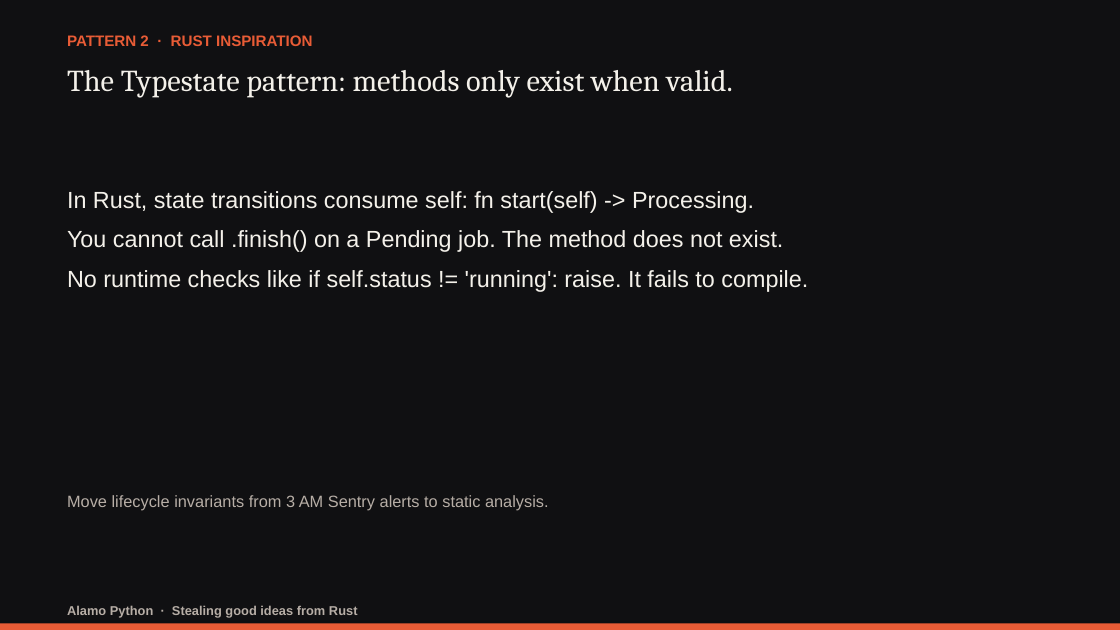
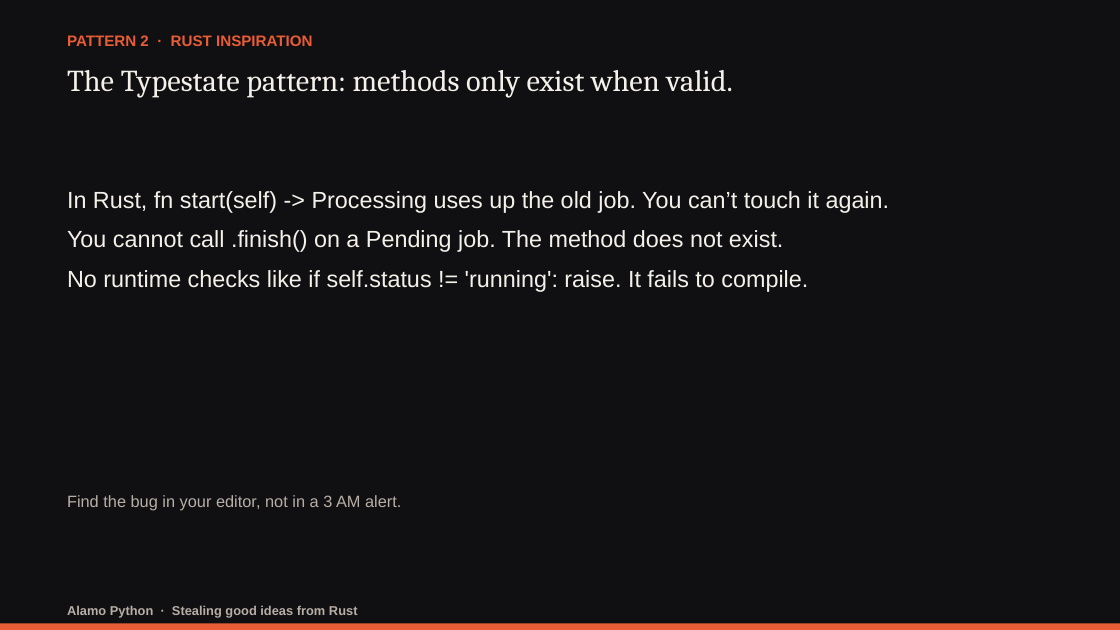
Before and after one commit to darwing1210/thinking-in-rust-writing-in-python, a slide deck: slide 20 of presentation/stealing-good-ideas-from-rust.pptx (slide 12 before the commit). Drawn at 1120x630 pixels with LibreOffice and Linux fonts; fonts in the diff are those of the drawing. Boxes give left, top, right and bottom in pixels: in the first picture for what was removed or moved away, otherwise in the second. Text is boxed around its words. In the diff, an @@ line names an element or a change of style, - is before the commit and + after.

Commit message:
Finalize Rust talk deck and script

```diff
--- a/presentation/stealing-good-ideas-from-rust.pptx
+++ b/presentation/stealing-good-ideas-from-rust.pptx
@@ text at (67,191,890,213): text changed @@
-In Rust, state transitions consume self: fn start(self) -> Processing.
+In Rust, fn start(self) -> Processing uses up the old job. You can’t touch it again.
@@ text at (67,495,401,511): text changed @@
-Move lifecycle invariants from 3 AM Sentry alerts to static analysis.
+Find the bug in your editor, not in a 3 AM alert.
```
Also in this commit, not shown: 6 other slides changed, 12 slides added, 1 slide removed, 18 other files.
